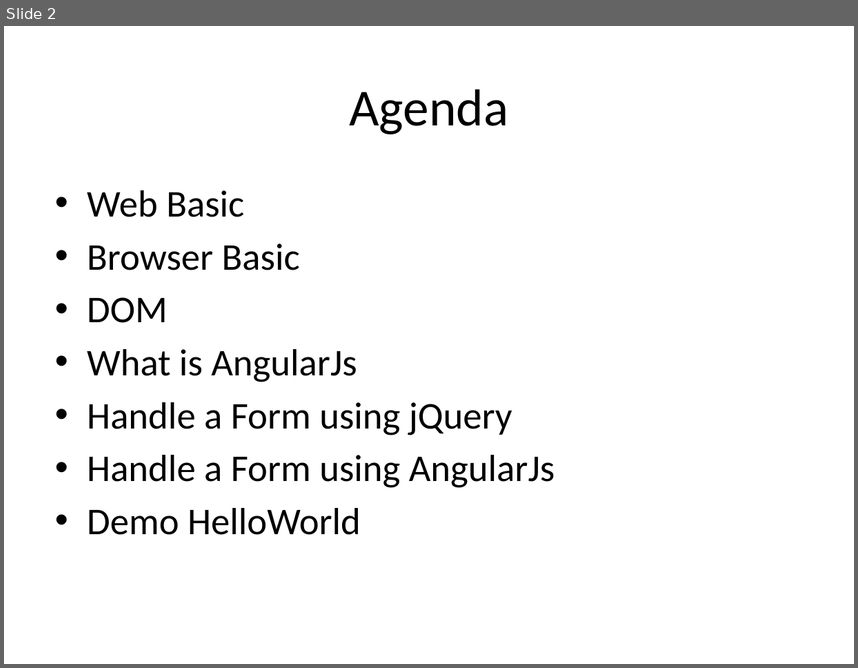
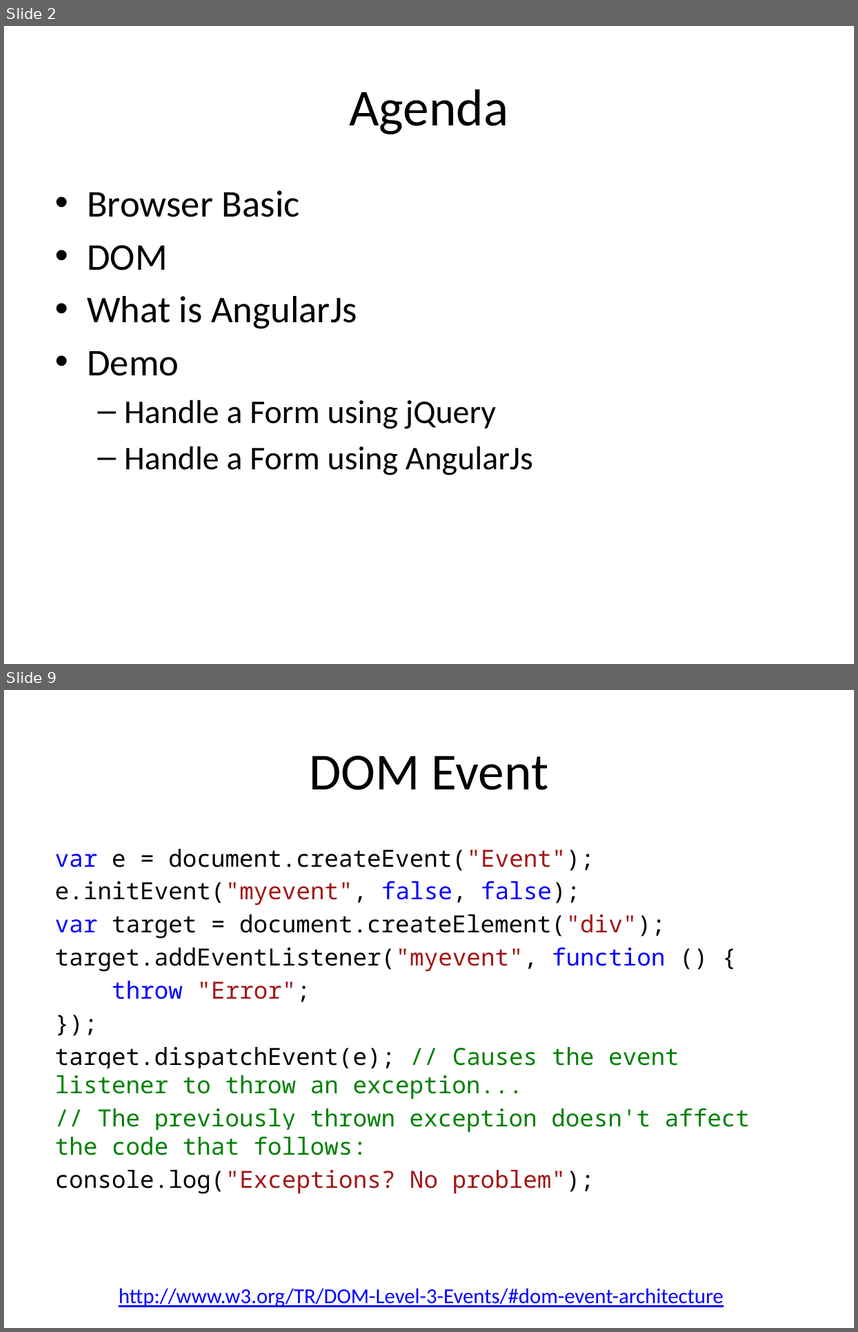
Before and after one commit to tasnim-reza/angularjs-class, a slide deck: class-2-Basic AngularJs/slides/basic angularjs.pptx. Shown one above the other, each under a label of ours: slide 2 before the commit, slides 2 and 9 after it; the slides between them are not shown. The pictures are 858x668 and 858x1332 pixels, drawn with LibreOffice and Linux fonts; fonts in the diff are those of the drawing. Boxes give left, top, right and bottom in pixels: in the first picture for what was removed or moved away, otherwise in the second. Text is boxed around its words. In the diff, an @@ line names an element or a change of style, - is before the commit and + after.

```diff
--- a/class-2-Basic AngularJs/slides/basic angularjs.pptx
+++ b/class-2-Basic AngularJs/slides/basic angularjs.pptx
@@ slide 9 added at (4, 690, 854, 1328), background #FFFFFF @@
@@ title added at (309, 756, 549, 790), 44 pt, text #000000 @@
+DOM Event
@@ text added at (55, 849, 750, 1194), 20 pt, text #000000 @@
+var e = document.createEvent("Event");
+e.initEvent("myevent", false, false);
+var target = document.createElement("div");
+target.addEventListener("myevent", function () {
+throw "Error";
+});
+target.dispatchEvent(e); // Causes the event listener to throw an exception...
+// The previously thrown exception doesn't affect the code that follows:
+console.log("Exceptions? No problem");
@@ text added at (119, 1288, 724, 1307), 18 pt, text #0000FF, underline @@
+http://www.w3.org/TR/DOM-Level-3-Events/#dom-event-architecture
@@ slide 2 changed as well @@
@@ text at (87, 190, 244, 217): paragraph removed @@
-• Web Basic
@@ text at (87, 351, 179, 376): paragraph added @@
+• Demo
@@ text at (124, 399, 533, 475): size 32 to 28 pt in "Handle a Form using jQuery", "Handle a Form using AngularJs"; bullet • to –; list level 1 to 2 in "Handle a Form using jQuery"; list level 1 to 2 in "Handle a Form using AngularJs" @@
@@ text at (87, 508, 361, 535): paragraph removed @@
-• Demo HelloWorld
```
Also in this commit, not shown: 1 other slide changed, 7 other slides added, 10 other files.
